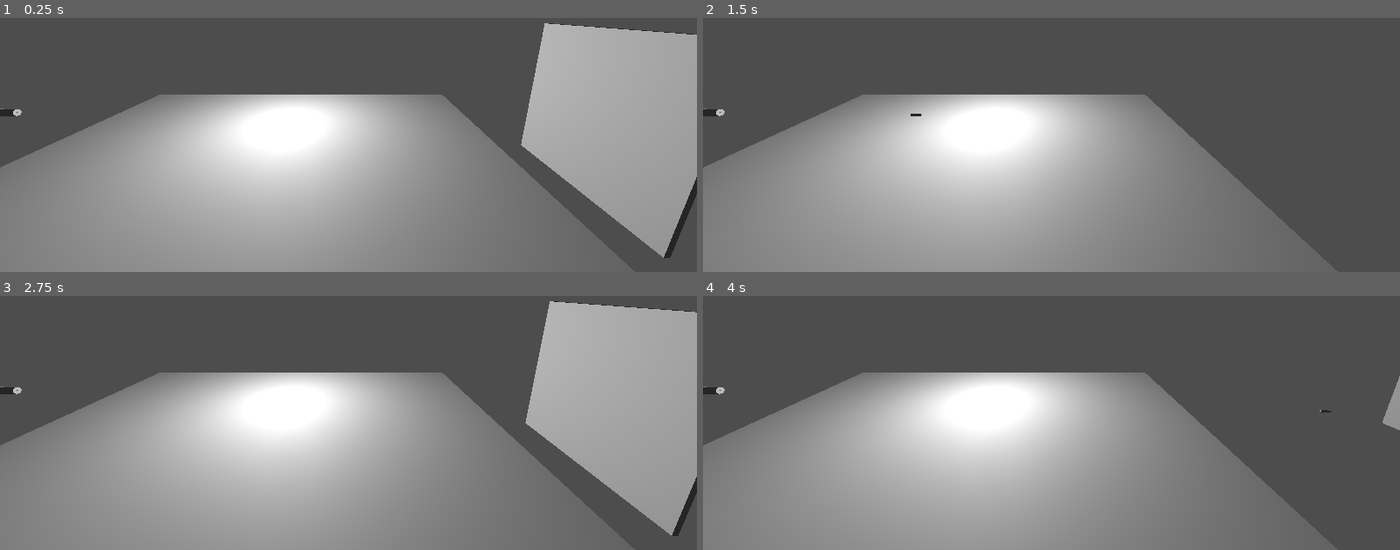
Above: before the commit, frames 1-4 (two rows, left to right).
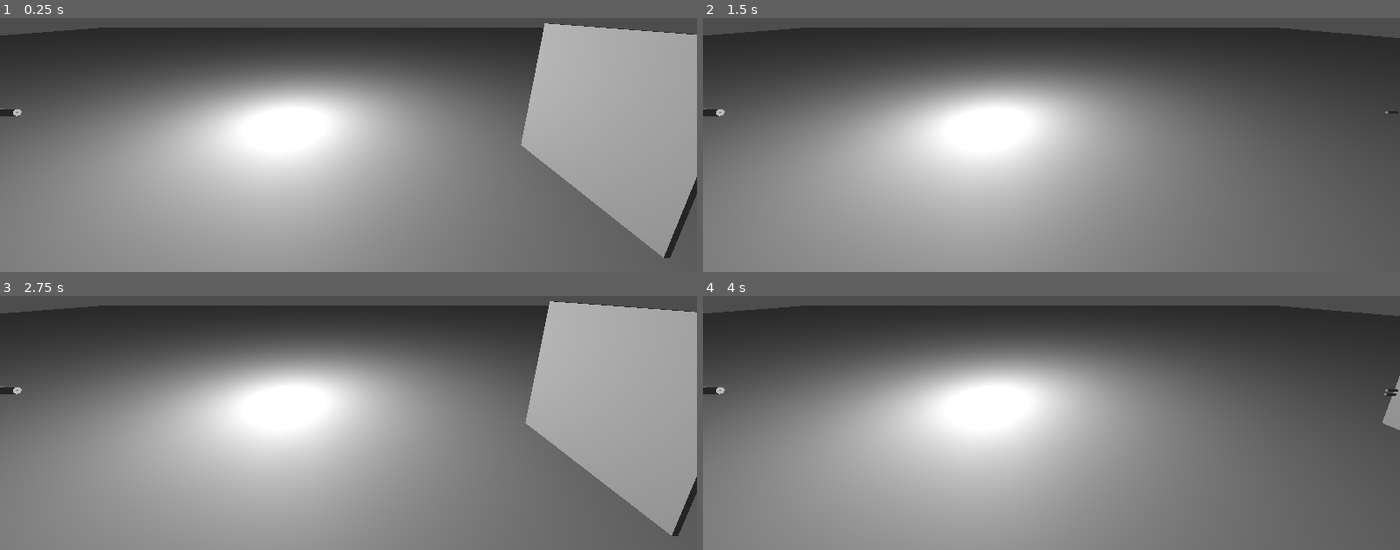
Above: after the commit, the same moments.

Repository: KrzysztofSieczkiewicz/Godot-ArmorPenetrationTest
Game: Godot game, scene res://Main.tscn
The game is run twice, just before and just after one commit, with the same random seed, the same clock (stepped at 60 frames per second) and the same inputs.
Inputs (mouse positions are in pixels of both pictures, inside the frame that each line leads up to):
- Up to frame 1 (0.25 s): no input
- Up to frame 2 (1.5 s): move the mouse to (1204, 56) at 0.52 s; click (1204, 56) at 0.6 s; move the mouse to (912, 96) at 1.27 s; click (912, 96) at 1.35 s
- Up to frame 3 (2.75 s): tap Enter at 2 s; move the mouse to (outside the picture) at 2.02 s; click (outside the picture) at 2.1 s
- Up to frame 4 (4 s): move the mouse to (1016, 433) at 2.77 s; click (1016, 433) at 2.85 s; move the mouse to (1260, 412) at 3.52 s; click (1260, 412) at 3.6 s

The runs differ from the first frame. In frame 1, 12% of the frame differs, in the area x 0-86%, y 3-87%; in frame 2, 16%; in frame 3, 13%; in frame 4, 16%, in the area x 0-100%, y 3-87%.

Commit message:
new AP shell approach

Diff:
--- a/Armor/Armor.tscn
+++ b/Armor/Armor.tscn
@@ -70,19 +70,19 @@
 &"move_front_and_back": SubResource("Animation_6nrul")
 }
 
-[node name="Armor" type="RigidBody3D"]
+[node name="Armor" type="RigidBody3D" unique_id=1690485744]
+collision_layer = 7
+collision_mask = 7
 gravity_scale = 0.0
 script = ExtResource("1_8nmin")
 
-[node name="CollisionShape3D" type="CollisionShape3D" parent="."]
+[node name="CollisionShape3D" type="CollisionShape3D" parent="." unique_id=1042583464]
 transform = Transform3D(1, 0, 0, 0, 1, 0, 0, 0, 1, 0, 0, -10)
 shape = SubResource("BoxShape3D_6nrul")
 
-[node name="MeshInstance3D" type="MeshInstance3D" parent="."]
+[node name="MeshInstance3D" type="MeshInstance3D" parent="." unique_id=1595996267]
 transform = Transform3D(1, 0, 0, 0, 1, 0, 0, 0, 1, 0, 0, -10)
 mesh = SubResource("BoxMesh_8nmin")
 
-[node name="AnimationPlayer" type="AnimationPlayer" parent="."]
-libraries = {
-&"": SubResource("AnimationLibrary_2x356")
-}
+[node name="AnimationPlayer" type="AnimationPlayer" parent="." unique_id=1603099960]
+libraries/ = SubResource("AnimationLibrary_2x356")
--- a/Cannon/Cannon.gd
+++ b/Cannon/Cannon.gd
@@ -3,12 +3,25 @@
 @onready var PROJECTILE_SPAWNER: Node3D = $ProjectileSpawner
 @onready var BARREL: Node3D = $ProjectileSpawner
 
-var bullet = load("res://Projectile/Projectile_AP.tscn")
+#var bullet = load("res://Projectile/Projectile_AP.tscn")
+var bullet = load("res://Projectile/AP/ap_shell.tscn")
 
 func _physics_process(delta: float) -> void:
+	#if Input.is_action_just_pressed("Shoot"):
+	#	var instance = bullet.instantiate()
+	#	instance.position = PROJECTILE_SPAWNER.global_position
+	#	var forward_vector: Vector3 = -PROJECTILE_SPAWNER.global_transform.basis.z
+	#	instance.initial_direction = forward_vector
+	#	get_parent().add_child(instance)
 	if Input.is_action_just_pressed("Shoot"):
-		var instance = bullet.instantiate()
-		instance.position = PROJECTILE_SPAWNER.global_position
-		var forward_vector: Vector3 = -PROJECTILE_SPAWNER.global_transform.basis.z
-		instance.initial_direction = forward_vector
+		# 1. Create the shell instance in memory
+		var instance = bullet.instantiate() as ShellAP
+
+		# 2. Spawn it into the world tree so it can register global coordinates
 		get_parent().add_child(instance)
+
+		# 3. Align it perfectly with the muzzle position and rotation
+		instance.global_transform = PROJECTILE_SPAWNER.global_transform
+
+		# 4. Trigger the custom initialization loop now that transforms are safe
+		instance.launch()
--- a/Main.tscn
+++ b/Main.tscn
@@ -7,31 +7,31 @@
 
 [sub_resource type="CameraAttributesPractical" id="CameraAttributesPractical_r0du0"]
 
-[node name="Main" type="Node3D"]
+[node name="Main" type="Node3D" unique_id=238844185]
 
-[node name="World" type="Node3D" parent="."]
+[node name="World" type="Node3D" parent="." unique_id=1356654099]
 
-[node name="Floor" type="CSGBox3D" parent="World"]
+[node name="Floor" type="CSGBox3D" parent="World" unique_id=1661664403]
 transform = Transform3D(1, 0, 0, 0, 1, 0, 0, 0, 1, 0, -0.15624142, 0)
 use_collision = true
-size = Vector3(20, 0.5, 20)
+size = Vector3(150, 0.5, 150)
 
-[node name="OmniLight3D" type="OmniLight3D" parent="World"]
+[node name="OmniLight3D" type="OmniLight3D" parent="World" unique_id=793304596]
 transform = Transform3D(1, 0, 0, 0, 1, 0, 0, 0, 1, -5.4613647, 4.0022187, 0)
 light_energy = 16.0
 light_indirect_energy = 5.35
 light_size = 1.0
 omni_range = 4096.0
 
-[node name="WorldEnvironment" type="WorldEnvironment" parent="World"]
+[node name="WorldEnvironment" type="WorldEnvironment" parent="World" unique_id=451173156]
 environment = SubResource("Environment_uu6xs")
 camera_attributes = SubResource("CameraAttributesPractical_r0du0")
 
-[node name="Cannon" parent="." instance=ExtResource("1_glv2v")]
+[node name="Cannon" parent="." unique_id=417010305 instance=ExtResource("1_glv2v")]
 transform = Transform3D(1, 0, 0, 0, 1, 0, 0, 0, 1, 0, 3, 8)
 
-[node name="Armor" parent="." instance=ExtResource("2_uu6xs")]
+[node name="Armor" parent="." unique_id=1529601022 instance=ExtResource("2_uu6xs")]
 transform = Transform3D(1, 3.5527126e-15, 7.351372e-08, 0, 0.99999976, -2.9802322e-08, -7.351372e-08, 2.9802322e-08, 0.99999994, 0, 2.9721012, -10)
 
-[node name="Camera3D" type="Camera3D" parent="."]
+[node name="Camera3D" type="Camera3D" parent="." unique_id=293107762]
 transform = Transform3D(-4.222196e-08, -0.25881907, 0.9659258, -1.131334e-08, 0.9659259, 0.25881907, -1, 8.881784e-16, -4.371139e-08, 7.065508, 6, -3.3647938)
--- /dev/null
+++ b/Projectile/AP/ap_shell.gd
@@ -0,0 +1,142 @@
+class_name ShellAP
+extends Node3D
+
+@export var muzzle_velocity: float = 1200.0 # m/s
+@export var mass: float = 15.0 # kg
+@export var shell_radius: float = 0.05 # m
+
+var current_velocity: Vector3
+var space_state: PhysicsDirectSpaceState3D
+var sweep_shape: SphereShape3D
+
+# Collision Layers ### TODO: read about these to ensure that this is really necessary
+const MASK_STATIC = 1
+const MASK_DYNAMIC = 2
+const MASK_PROJECTILE = 3
+
+class ResolutionPacket:
+	var impact_normal: Vector3
+	var impact_point: Vector3
+	var projectile_velocity: Vector3
+	var target_velocity: Vector3
+	var target_collider: Object
+	var relative_velocity: Vector3
+
+func launch() -> void:
+	current_velocity = -global_transform.basis.z * muzzle_velocity
+
+	sweep_shape = SphereShape3D.new()
+	sweep_shape.radius = shell_radius
+
+	space_state = get_world_3d().direct_space_state
+	var start_pos = global_position
+	var travel_vector = current_velocity * 0.1
+	var end_pos = start_pos + travel_vector
+
+func _physics_process(delta: float) -> void:
+	space_state = get_world_3d().direct_space_state
+
+	current_velocity.y -= 9.81 * delta
+
+	var start_pos = global_position
+	var travel_vector = current_velocity * delta
+	var end_pos = start_pos + travel_vector
+
+	var hit_detected = _run_ghost_mode(start_pos, travel_vector)
+	if hit_detected.is_empty():
+		global_position = end_pos
+	else:
+		_run_resolution_mode(start_pos, travel_vector, delta, hit_detected)
+		pass
+
+
+
+func _run_ghost_mode(start: Vector3, motion: Vector3) -> Dictionary:										# TODO: this will require some cleanup
+	print("\n=================== [PHASE 1: GHOST MODE] ===================")
+	print("Shell Position : ", start)
+	print("Travel Vector  : ", motion, " (Distance this frame: ", motion.length(), "m)")
+	print("Checking Mask  : ", MASK_STATIC | MASK_DYNAMIC | MASK_PROJECTILE, " (Looking for Layers 1, 2, 3)")
+
+	var query = PhysicsShapeQueryParameters3D.new()
+	query.shape = sweep_shape
+	query.transform = Transform3D(Basis(), start)
+	query.motion = motion
+	query.collision_mask = MASK_STATIC | MASK_DYNAMIC | MASK_PROJECTILE
+
+	var motion_result = space_state.cast_motion(query)
+
+	if motion_result.is_empty():
+		return {}
+
+	var safe_fraction = motion_result[0]
+	var unsafe_fraction = motion_result[1]
+
+	if safe_fraction == 1.0:
+		return {}
+
+	if safe_fraction < 1.0:
+		query.transform.origin = start + (motion * unsafe_fraction)
+		query.motion = Vector3.ZERO
+
+		var rest_info = space_state.get_rest_info(query)
+
+		if not rest_info.is_empty():
+			var collider_id = rest_info.get("collider_id")
+			var struck_object = instance_from_id(collider_id)
+			print("Real Node Name: ", struck_object.name if struck_object else "Unknown Object")
+
+			print("↳ [COLLISION DATA SUCCESS]")
+			print("   - Struck Object : ", rest_info.get("collider"), " (ID: ", rest_info.get("collider_id"), ")")
+			print("   - Exact Point   : ", rest_info.get("point"))
+			print("   - Surface Normal: ", rest_info.get("normal"))
+			print("   - Face Linear V : ", rest_info.get("linear_velocity"))
+
+		return rest_info
+
+	return {}
+
+
+func _run_resolution_mode(start: Vector3, motion: Vector3, frame_delta: float, hit_data: Dictionary) -> void:
+	var packet = ResolutionPacket.new()
+	packet.impact_point = hit_data.get("point", global_position)
+	packet.impact_normal = hit_data.get("normal", Vector3.UP)
+	packet.projectile_velocity = current_velocity
+	packet.target_collider = hit_data.get("collider")
+
+	# Dynamic object or projectile relative velocity
+	if packet.target_collider and packet.target_collider.has_method("get_velocity"):
+		packet.target_velocity = packet.target_collider.get_velocity()
+	else:
+		packet.target_velocity = Vector3.ZERO
+
+	packet.relative_velocity = packet.projectile_velocity - packet.target_velocity
+
+	var distance_to_impact = start.distance_to(packet.impact_point)
+	var time_to_impact = distance_to_impact / current_velocity.length()
+	var remaining_delta = frame_delta - time_to_impact
+
+	_process_balistic_resolver(packet, remaining_delta)
+
+
+func _process_balistic_resolver(packet: ResolutionPacket, remaining_delta: float) -> void:
+	var impact_dir = packet.relative_velocity.normalized()
+	var cos_angle = impact_dir.dot(-packet.impact_normal)
+	var impact_angle = acos(clamp(cos_angle, -1.0, 1.0))
+
+	var normalization_factor = 0.05																	# TODO: make constant
+	var effective_angle = max(0.0, impact_angle - normalization_factor)
+
+	var ricochet_threshold = deg_to_rad(70.0)														# TODO: make constant
+
+	if effective_angle > ricochet_threshold:
+		_handle_ricochet(packet, effective_angle)
+	else:
+		_handle_penetration(packet, effective_angle)
+
+func _handle_ricochet(packet: ResolutionPacket, angle: float):
+	push_warning("Ricochet")
+	pass
+
+func _handle_penetration(packet: ResolutionPacket, angle: float):
+	push_warning("Penetration")
+	pass
--- /dev/null
+++ b/Projectile/AP/ap_shell.tscn
@@ -0,0 +1,14 @@
+[gd_scene format=3 uid="uid://6k2srtfcdfa3"]
+
+[ext_resource type="Script" uid="uid://bvs1bia5tfluf" path="res://Projectile/AP/ap_shell.gd" id="1_5hvi4"]
+
+[sub_resource type="CapsuleMesh" id="CapsuleMesh_1p38p"]
+radius = 0.038
+height = 0.33
+
+[node name="APShell" type="Node3D" unique_id=2071045347]
+script = ExtResource("1_5hvi4")
+
+[node name="MeshInstance3D" type="MeshInstance3D" parent="." unique_id=1251043358]
+transform = Transform3D(1, 0, 0, 0, -4.371139e-08, 1, 0, -1, -4.371139e-08, 0, 0, 0)
+mesh = SubResource("CapsuleMesh_1p38p")
--- a/Projectile/Projectile_AP.tscn
+++ b/Projectile/Projectile_AP.tscn
@@ -1,8 +1,8 @@
-[gd_scene load_steps=6 format=3 uid="uid://6k2srtfcdfa3"]
+[gd_scene format=3 uid="uid://b5a5p8cnse65p"]
 
-[ext_resource type="Script" uid="uid://d4av7m1l5f7g6" path="res://Projectile/Projectile_AP.gd" id="1_0kxar"]
-[ext_resource type="Script" uid="uid://bfkbjf7k1phiy" path="res://Projectile/RicochetCalculator.gd" id="3_cpls1"]
-[ext_resource type="Script" uid="uid://dtodv2tlqudg4" path="res://Projectile/ColliderProbe.gd" id="3_ks6dk"]
+[ext_resource type="Script" uid="uid://d4av7m1l5f7g6" path="res://Projectile/Projectile_AP.gd" id="1_et13h"]
+[ext_resource type="Script" uid="uid://dtodv2tlqudg4" path="res://Projectile/ColliderProbe.gd" id="2_qxgwr"]
+[ext_resource type="Script" uid="uid://bfkbjf7k1phiy" path="res://Projectile/RicochetCalculator.gd" id="3_v0pq2"]
 
 [sub_resource type="CapsuleMesh" id="CapsuleMesh_1p38p"]
 radius = 0.038
--- a/project.godot
+++ b/project.godot
@@ -8,11 +8,15 @@
 
 config_version=5
 
+[animation]
+
+compatibility/default_parent_skeleton_in_mesh_instance_3d=true
+
 [application]
 
 config/name="ArmorPenetrationTest"
 run/main_scene="uid://blcg01yfyvqgj"
-config/features=PackedStringArray("4.5", "Forward Plus")
+config/features=PackedStringArray("4.6", "Forward Plus")
 config/icon="res://icon.svg"
 
 [input]
Not shown: 1 places in Armor/Armor.tscn that only renumber resources
Not shown: 1 places in Main.tscn that only renumber resources
Not shown, added: Projectile/AP/ap_shell.gd.uid
Not shown: 2 places in Projectile/Projectile_AP.tscn that only renumber resources
